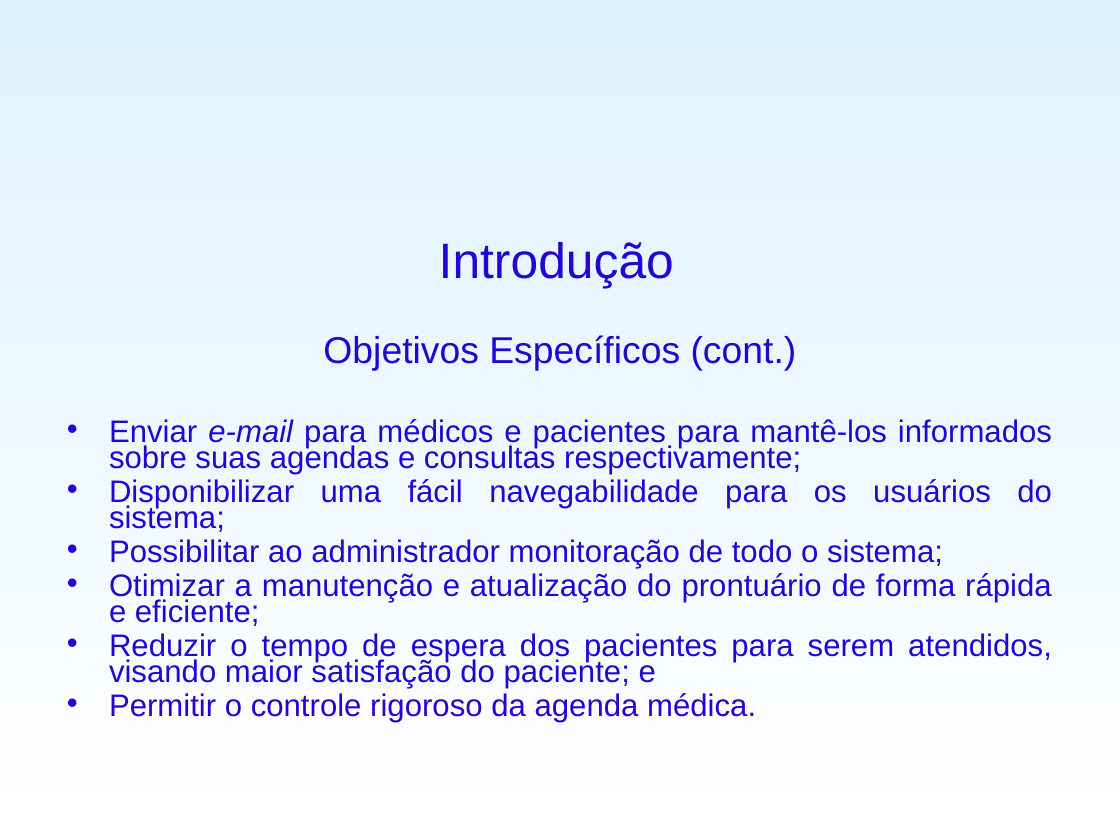
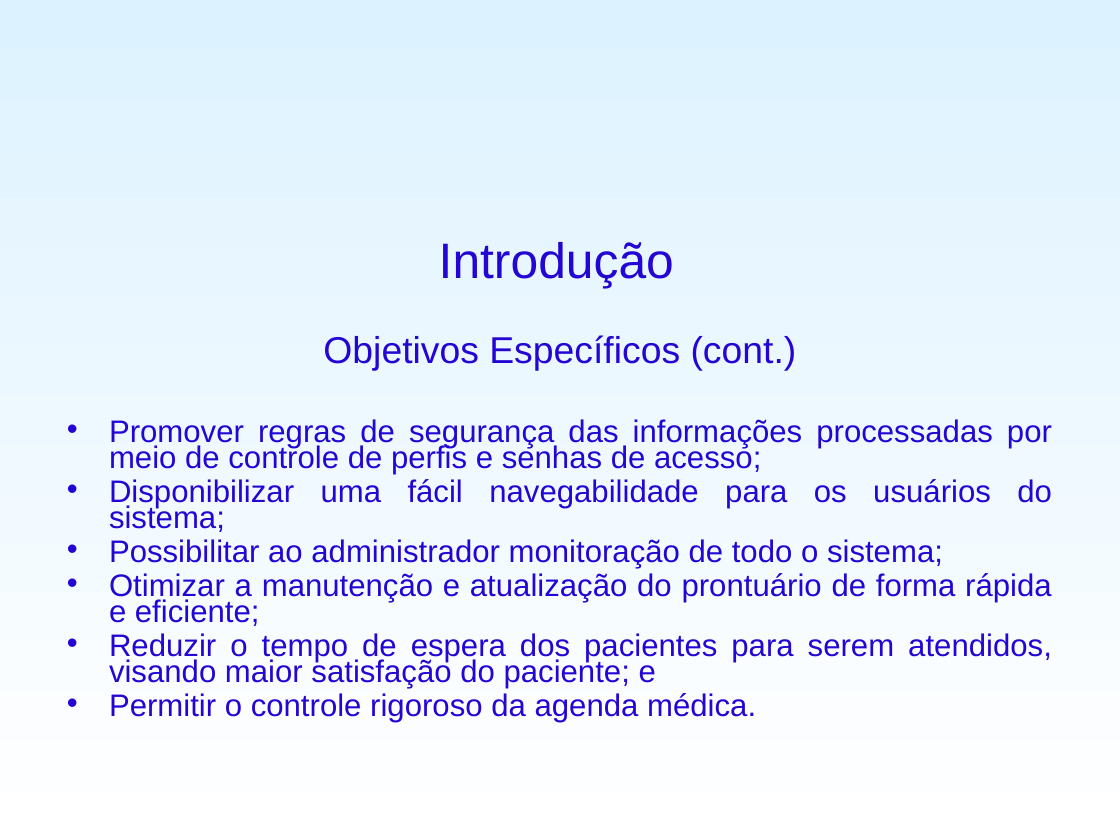
Before and after one commit to fygarciaj/spammichelangelo, a slide deck: slide 8 of SisPAM/PreProjeto/ApresentaçãoTCC.ppt. Drawn at 1120x840 pixels with LibreOffice and Linux fonts; fonts in the diff are those of the drawing; background and template pictures are left out. Boxes give left, top, right and bottom in pixels: in the first picture for what was removed or moved away, otherwise in the second. Text is boxed around its words. In the diff, an @@ line names an element or a change of style, - is before the commit and + after.

```diff
--- a/SisPAM/PreProjeto/ApresentaçãoTCC.ppt
+++ b/SisPAM/PreProjeto/ApresentaçãoTCC.ppt
@@ text at (109,419,1052,474): text changed @@
-• Enviar e-mail para médicos e pacientes para mantê-los informados sobre suas agendas e consultas respectivamente;
+• Promover regras de segurança das informações processadas por meio de controle de perfis e senhas de acesso;
```
Also in this commit, not shown: 2 other slides changed, 1 slide added.
